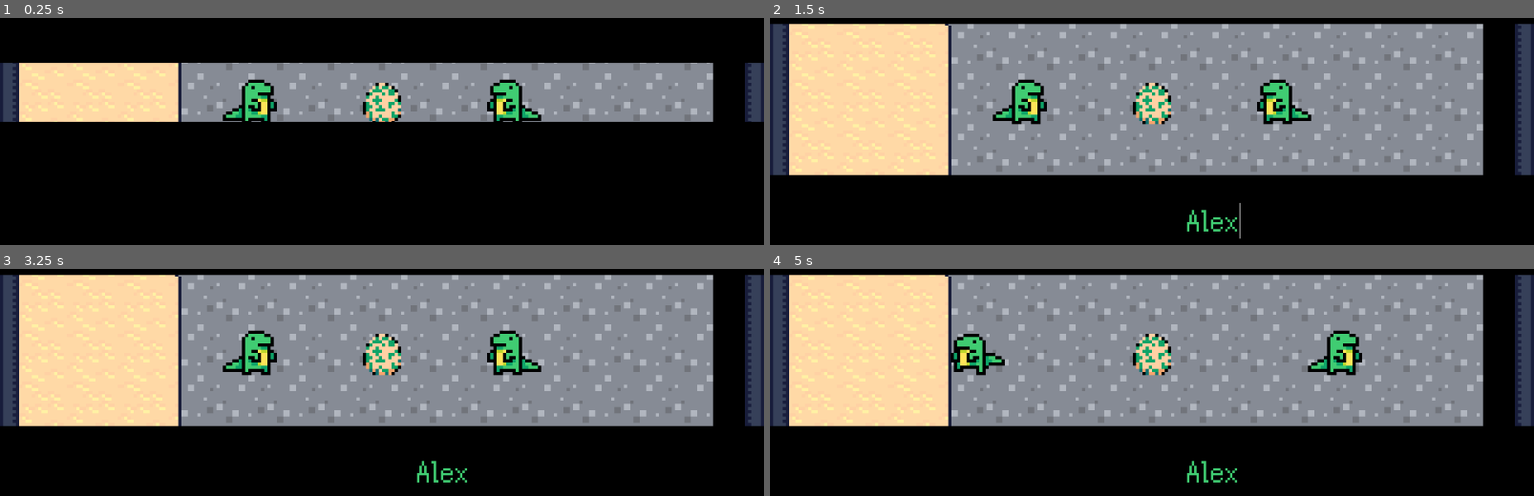
Above: before the commit, frames 1-4 (two rows, left to right).
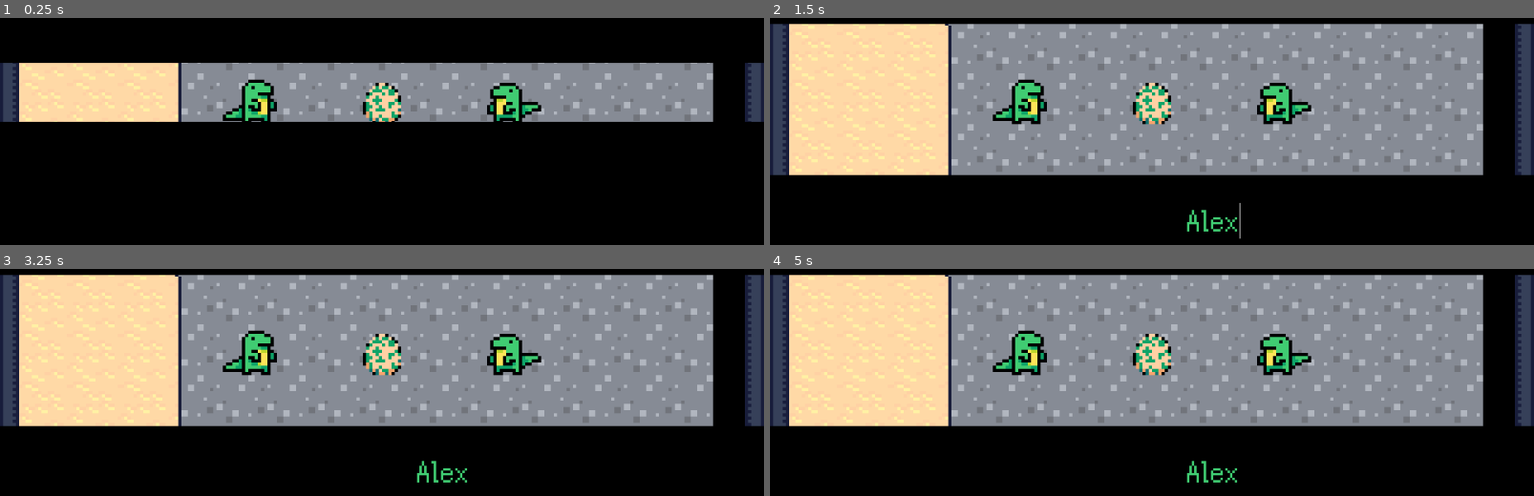
Above: after the commit, the same moments.

Repository: colinbellino/ai-and-games-2022
Game: Godot game, scene res://media/scenes/main.tscn
Same seed, same stepped clock (60 frames per second), same inputs: the game is played once before the commit and once after it.
Inputs (mouse positions are in pixels of both pictures, inside the frame that each line leads up to):
- Up to frame 1 (0.25 s): no input
- Up to frame 2 (1.5 s): click (1312, 220) at 0.52 s; type "Alex" at 0.6 s; move the mouse to (1320, 65) at 1.27 s; click (1320, 65) at 1.35 s
- Up to frame 3 (3.25 s): move the mouse to (229, 359) at 2.02 s; right-click (229, 359) at 2.1 s; click (229, 359) at 2.17 s; move the mouse to (outside the picture) at 2.77 s; hold Shift from 2.78 s (still down); click (outside the picture) at 2.92 s
- Up to frame 4 (5 s): move the mouse to (1113, 423) at 3.52 s; release Shift at 3.53 s; click (1113, 423) at 3.6 s; move the mouse to (1381, 402) at 4.27 s; right-click (1381, 402) at 4.35 s; click (1381, 402) at 4.42 s

The runs differ from the first frame. In frame 1, 0.5% of the frame differs, in the area x 63-71%, y 26-46%; in frame 2, 0.5%; in frame 3, 0.5%; in frame 4, 3.5%, in the area x 23-78%, y 26-48%.

Commit message:
Intro screen shake and sfx

Diff:
--- a/media/scenes/main.tscn
+++ b/media/scenes/main.tscn
@@ -10,10 +10,11 @@
 [ext_resource path="res://media/art/entities/emotions.png" type="Texture" id=8]
 [ext_resource path="res://src/IntroUI.gd" type="Script" id=9]
 [ext_resource path="res://media/fonts/silver.tres" type="DynamicFont" id=10]
+[ext_resource path="res://src/ScreenShake.gd" type="Script" id=11]
 
 [sub_resource type="Animation" id=1]
 resource_name = "Intro1"
-length = 7.0
+length = 12.0
 tracks/0/type = "value"
 tracks/0/path = NodePath("World/Parent0:position")
 tracks/0/interp = 1
@@ -21,7 +22,7 @@
 tracks/0/imported = false
 tracks/0/enabled = true
 tracks/0/keys = {
-"times": PoolRealArray( 0, 4.19215, 4.29215, 4.39215, 4.79215, 5.99215 ),
+"times": PoolRealArray( 0, 9.45308, 9.55308, 9.65308, 10.0079, 11.0549 ),
 "transitions": PoolRealArray( 1, 1, 1, 1, 1, 1 ),
 "update": 0,
 "values": [ Vector2( 80, 72 ), Vector2( 80, 72 ), Vector2( 80, 69 ), Vector2( 80, 72 ), Vector2( 80, 72 ), Vector2( -22, 72 ) ]
@@ -33,7 +34,7 @@
 tracks/1/imported = false
 tracks/1/enabled = true
 tracks/1/keys = {
-"times": PoolRealArray( 0, 4.79215, 5.99215 ),
+"times": PoolRealArray( 0, 10.0079, 11.0549 ),
 "transitions": PoolRealArray( 1, 1, 1 ),
 "update": 0,
 "values": [ Vector2( 160, 72 ), Vector2( 160, 72 ), Vector2( 280, 72 ) ]
@@ -45,7 +46,7 @@
 tracks/2/imported = false
 tracks/2/enabled = true
 tracks/2/keys = {
-"times": PoolRealArray( 0, 4.49215, 4.79215 ),
+"times": PoolRealArray( 0, 9.65111, 10.0079 ),
 "transitions": PoolRealArray( 1, 1, 1 ),
 "update": 0,
 "values": [ Vector2( 1, 1 ), Vector2( 1, 1 ), Vector2( -1, 1 ) ]
@@ -57,7 +58,7 @@
 tracks/3/imported = false
 tracks/3/enabled = true
 tracks/3/keys = {
-"times": PoolRealArray( 0, 4.49215, 4.79215 ),
+"times": PoolRealArray( 0, 9.65111, 10.0079 ),
 "transitions": PoolRealArray( 1, 1, 1 ),
 "update": 0,
 "values": [ Vector2( -1, 1 ), Vector2( -1, 1 ), Vector2( 1, 1 ) ]
@@ -69,7 +70,7 @@
 tracks/4/imported = false
 tracks/4/enabled = true
 tracks/4/keys = {
-"times": PoolRealArray( 0, 4.79215, 5.99215 ),
+"times": PoolRealArray( 0, 10.0079, 11.0549 ),
 "transitions": PoolRealArray( 1, 1, 1 ),
 "update": 1,
 "values": [ "idle", "walk", "idle" ]
@@ -81,7 +82,7 @@
 tracks/5/imported = false
 tracks/5/enabled = true
 tracks/5/keys = {
-"times": PoolRealArray( 0, 4.79215, 5.99215 ),
+"times": PoolRealArray( 0, 10.0079, 11.0549 ),
 "transitions": PoolRealArray( 1, 1, 1 ),
 "update": 1,
 "values": [ "idle", "idle", "idle" ]
@@ -93,7 +94,7 @@
 tracks/6/imported = false
 tracks/6/enabled = true
 tracks/6/keys = {
-"times": PoolRealArray( 0, 4.79215, 5.99215 ),
+"times": PoolRealArray( 0, 10.0079, 11.0549 ),
 "transitions": PoolRealArray( 1, 1, 1 ),
 "update": 1,
 "values": [ false, true, false ]
@@ -105,7 +106,7 @@
 tracks/7/imported = false
 tracks/7/enabled = true
 tracks/7/keys = {
-"times": PoolRealArray( 0, 4.79215, 5.99215 ),
+"times": PoolRealArray( 0, 10.0079, 11.0549 ),
 "transitions": PoolRealArray( 1, 1, 1 ),
 "update": 1,
 "values": [ false, true, false ]
@@ -117,7 +118,7 @@
 tracks/8/imported = false
 tracks/8/enabled = true
 tracks/8/keys = {
-"times": PoolRealArray( 0, 0.6, 6.69215 ),
+"times": PoolRealArray( 0, 0.6, 11.7549 ),
 "transitions": PoolRealArray( 1, 1, 1 ),
 "update": 0,
 "values": [ Vector2( 0, 0 ), Vector2( 0, -80 ), Vector2( 0, -80 ) ]
@@ -129,7 +130,7 @@
 tracks/9/imported = false
 tracks/9/enabled = true
 tracks/9/keys = {
-"times": PoolRealArray( 0, 0.6, 6.69215 ),
+"times": PoolRealArray( 0, 0.6, 11.7549 ),
 "transitions": PoolRealArray( 1, 1, 1 ),
 "update": 0,
 "values": [ Vector2( 0, 270 ), Vector2( 0, 380 ), Vector2( 0, 380 ) ]
@@ -141,7 +142,7 @@
 tracks/10/imported = false
 tracks/10/enabled = true
 tracks/10/keys = {
-"times": PoolRealArray( 3.99215 ),
+"times": PoolRealArray( 0.0145459 ),
 "transitions": PoolRealArray( 1 ),
 "update": 0,
 "values": [ Vector2( 120, 72 ) ]
@@ -153,7 +154,7 @@
 tracks/11/imported = false
 tracks/11/enabled = true
 tracks/11/keys = {
-"times": PoolRealArray( 0, 3.99215, 4.19215 ),
+"times": PoolRealArray( 0, 8.96471, 9.35757 ),
 "transitions": PoolRealArray( 1, 1, 1 ),
 "update": 1,
 "values": [ false, true, false ]
@@ -165,7 +166,7 @@
 tracks/12/imported = false
 tracks/12/enabled = true
 tracks/12/keys = {
-"times": PoolRealArray( 0, 3.99215, 4.19215 ),
+"times": PoolRealArray( 0, 8.96471, 9.35757 ),
 "transitions": PoolRealArray( 1, 1, 1 ),
 "update": 1,
 "values": [ false, true, false ]
@@ -177,7 +178,7 @@
 tracks/13/imported = false
 tracks/13/enabled = true
 tracks/13/keys = {
-"times": PoolRealArray( 0, 6.29215, 6.69215 ),
+"times": PoolRealArray( 0, 11.3549, 11.7549 ),
 "transitions": PoolRealArray( 1, 1, 1 ),
 "update": 0,
 "values": [ Vector2( 960, 0 ), Vector2( 960, 0 ), Vector2( 580, 0 ) ]
@@ -189,7 +190,7 @@
 tracks/14/imported = false
 tracks/14/enabled = true
 tracks/14/keys = {
-"times": PoolRealArray( 0, 6.29215, 6.69215 ),
+"times": PoolRealArray( 0, 11.3549, 11.7549 ),
 "transitions": PoolRealArray( 1, 1, 1 ),
 "update": 0,
 "values": [ Vector2( -480, 0 ), Vector2( -480, 0 ), Vector2( -100, 0 ) ]
@@ -201,11 +202,28 @@
 tracks/15/imported = false
 tracks/15/enabled = true
 tracks/15/keys = {
-"times": PoolRealArray( 0.00762563 ),
-"transitions": PoolRealArray( 1 ),
+"times": PoolRealArray( 4.1025, 8.30821 ),
+"transitions": PoolRealArray( 1, 1 ),
 "values": [ {
 "args": [  ],
 "method": "play_danger_sound"
+}, {
+"args": [  ],
+"method": "play_explosion_sound"
+} ]
+}
+tracks/16/type = "method"
+tracks/16/path = NodePath("ScreenShake")
+tracks/16/interp = 1
+tracks/16/loop_wrap = true
+tracks/16/imported = false
+tracks/16/enabled = true
+tracks/16/keys = {
+"times": PoolRealArray( 8.31497 ),
+"transitions": PoolRealArray( 1 ),
+"values": [ {
+"args": [ 5.0, 0.3, 2 ],
+"method": "shake"
 } ]
 }
 
@@ -290,6 +308,10 @@
 [node name="Game" type="Node2D"]
 script = ExtResource( 1 )
 
+[node name="ScreenShake" type="Node" parent="."]
+unique_name_in_owner = true
+script = ExtResource( 11 )
+
 [node name="SplashUI" type="CanvasLayer" parent="."]
 unique_name_in_owner = true
 layer = 128
@@ -316,8 +338,9 @@
 
 [node name="BorderTop" type="ColorRect" parent="IntroUI"]
 unique_name_in_owner = true
+margin_top = -80.0
 margin_right = 960.0
-margin_bottom = 270.0
+margin_bottom = 190.0
 color = Color( 0, 0, 0, 1 )
 
 [node name="BorderRight" type="ColorRect" parent="IntroUI"]
@@ -428,6 +451,7 @@
 z_index = 99
 frames = ExtResource( 6 )
 animation = "idle"
+frame = 2
 
 [node name="Parent1Emote" type="Sprite" parent="World"]
 visible = false
--- a/project.godot
+++ b/project.godot
@@ -113,6 +113,11 @@
 "class": "Save",
 "language": "GDScript",
 "path": "res://src/Save.gd"
+}, {
+"base": "Node",
+"class": "ScreenShake",
+"language": "GDScript",
+"path": "res://src/ScreenShake.gd"
 }, {
 "base": "CanvasLayer",
 "class": "SettingsUI",
@@ -151,6 +156,7 @@
 "MouseArea2D": "",
 "Pet": "",
 "Save": "",
+"ScreenShake": "",
 "SettingsUI": "",
 "TitleUI": "",
 "WakeUp": ""
--- a/src/Globals.gd
+++ b/src/Globals.gd
@@ -71,12 +71,13 @@
 var camera: Camera2D
 var creature : Entity
 var animation_player : AnimationPlayer
+var screen_shake : ScreenShake
 
 # Audio
 var audio_player_sound : AudioStreamPlayer2D
 var audio_player_music : AudioStreamPlayer2D
 
-enum SFX { BUTTON_HOVER, BUTTON_CLICK_1, BUTTON_CLICK_2, EAT, SLEEP, LAUGH, CRY, WALK, POOP, TEXT_TYPE, INTRO_DANGER }
+enum SFX { BUTTON_HOVER, BUTTON_CLICK_1, BUTTON_CLICK_2, EAT, SLEEP, LAUGH, CRY, WALK, POOP, TEXT_TYPE, INTRO_DANGER, EXPLOSION_1 }
 
 var audio_sounds : Dictionary = {
     SFX.BUTTON_HOVER: preload("res://media/audio/ui/menu-tick.wav"),
@@ -90,6 +91,7 @@
     SFX.POOP: preload("res://media/audio/creature/small-fart.wav"),
     SFX.TEXT_TYPE: preload("res://media/audio/ui/fft-text.mp3"),
     SFX.INTRO_DANGER: preload("res://media/audio/ui/Then, everything changed when the fire nation attacked.mp3"),
+    SFX.EXPLOSION_1: preload("res://media/audio/not_a_creeper.mp3"),
 }
 enum MUSIC { MENU, CALM, ACTIVE }
 var audio_musics : Dictionary = {
@@ -127,6 +129,8 @@
     assert(Globals.audio_player_sound != null, "Globals.audio_player_sound not initialized correctly.")
     Globals.audio_player_music = get_node("/root/Game/%MusicPlayer")
     assert(Globals.audio_player_music != null, "Globals.audio_player_music not initialized correctly.")
+    Globals.screen_shake = get_node("/root/Game/%ScreenShake")
+    assert(Globals.screen_shake != null, "Globals.screen_shake not initialized correctly.")
     Globals.version = load_file("res://version.txt", "1111111")
     assert(Globals.version != null, "Globals.version not initialized correctly.")
     Globals.can_fullscreen = OS.get_name() == "Windows"
--- a/src/IntroUI.gd
+++ b/src/IntroUI.gd
@@ -45,6 +45,9 @@
 func play_danger_sound() -> void:
     Audio.play_sound(Globals.SFX.INTRO_DANGER)
 
+func play_explosion_sound() -> void:
+    Audio.play_sound(Globals.SFX.EXPLOSION_1)
+
 func on_button_hover():
     Audio.play_sound_random([Globals.SFX.BUTTON_HOVER])
 
--- /dev/null
+++ b/src/ScreenShake.gd
@@ -0,0 +1,97 @@
+class_name ScreenShake extends Node
+
+var camera_shake_intensity = 0.0
+var camera_shake_duration = 0.0
+
+enum Type {Random, Sine, Noise}
+var camera_shake_type = Type.Random
+
+var noise : OpenSimplexNoise
+
+func _ready():
+	# Generate noise for noise shake
+	#
+	# This is only generated once when the game starts
+	# and then read over and over again
+	#
+	# These parameters change the shape of the noise
+	# and the feel of the shake6
+	noise = OpenSimplexNoise.new()
+	noise.seed = randi()
+	noise.octaves = 4
+	noise.period = 20
+	noise.persistence = 0.8
+
+
+func shake(intensity, duration, type = Type.Random):
+	# Set the shake parameters
+	#
+	# A good idea here is to add configuration settings that
+	# allow the player to turn off shake
+	#
+	# if player_no_want:
+	# 	intensity = 0
+
+	if intensity > camera_shake_intensity and duration > camera_shake_duration:
+		camera_shake_intensity = intensity
+		camera_shake_duration = duration
+		camera_shake_type = type
+
+
+func _process(delta):
+	# Get the camera
+	#
+	# You'll need to adjust this depending on how you want to
+	# keep track of the active camera in your game
+	#
+	# Maybe your game has two cameras, maybe it has 10, who knows?
+	# Do what you like
+	var camera = Globals.camera
+
+	# Stop shaking if the camera_shake_duration timer is down to zero
+	if camera_shake_duration <= 0:
+		# Reset the camera when the shaking is done
+		camera.offset = Vector2.ZERO
+		camera_shake_intensity = 0.0
+		camera_shake_duration = 0.0
+		return
+
+	# Subtract the elapsed time from the camera_shake_duration
+	# so that it eventually ends
+	#
+	# You can do other fun stuff here too like have the intensity
+	# decay gradually so that the shake tapers off
+	camera_shake_duration = camera_shake_duration - delta
+
+	# Shake it
+	var offset = Vector2.ZERO
+
+	if camera_shake_type == Type.Random:
+		# Random shake
+		# Chaos
+		# Madness
+		#
+		# Personally, I like this best because players don't notice
+		# any difference in the thick of battle when the shakes are short
+		# and because it's dead simple.
+		offset = Vector2(randf(), randf()) * camera_shake_intensity
+
+	if camera_shake_type == Type.Sine:
+		# Sine wave based shake
+		#
+		# Play around with the magic numbers to adjust the feel
+		#
+		# Basing the sine wave off of get_ticks_msec ensures that
+		# the returned value is continuous and smooth
+		offset = Vector2(sin(OS.get_ticks_msec() * 0.03), sin(OS.get_ticks_msec() * 0.07)) * camera_shake_intensity * 0.5
+
+	if camera_shake_type == Type.Noise:
+		# Noise based shake
+		#
+		# Accessing the noise based on get_ticks_msec ensures that
+		# the returned value is continuous and smooth
+		var noise_value_x = noise.get_noise_1d(OS.get_ticks_msec() * 0.1)
+		var noise_value_y = noise.get_noise_1d(OS.get_ticks_msec() * 0.1 + 100.0)
+		offset = Vector2(noise_value_x, noise_value_y) * camera_shake_intensity * 2.0
+
+	camera.offset = offset
--- a/src/behaviours/Hunger.gd
+++ b/src/behaviours/Hunger.gd
@@ -50,6 +50,7 @@
 
         if entites:
             var fresh_poop = POOP_NODE.instance()
+            Globals.screen_shake.shake(Globals.random.randi_range(1, 4), 0.1, 2)
             fresh_poop.position = get_parent().position
             entites.add_child(fresh_poop)
             # TODO: Colin there's an awesome poop png in the art assets.. Spawn a poo entity
Not shown, added: media/audio/not_a_creeper.mp3.import
Not shown: 1 places in media/scenes/main.tscn that only renumber resources
Not shown, changed: media/audio/attribution.md
Not shown, added: media/audio/not_a_creeper.mp3
Not shown, changed: media/audio/ui/Then, everything changed when the fire nation attacked.mp3
